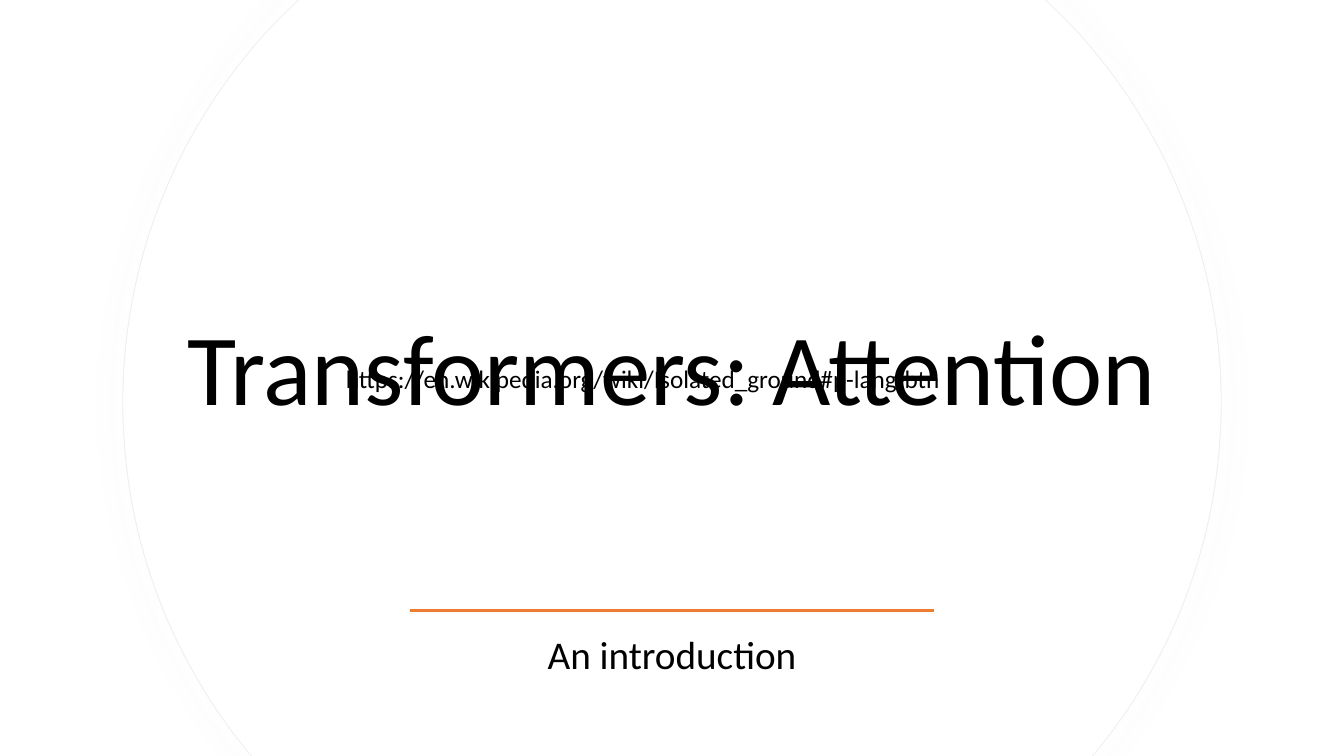
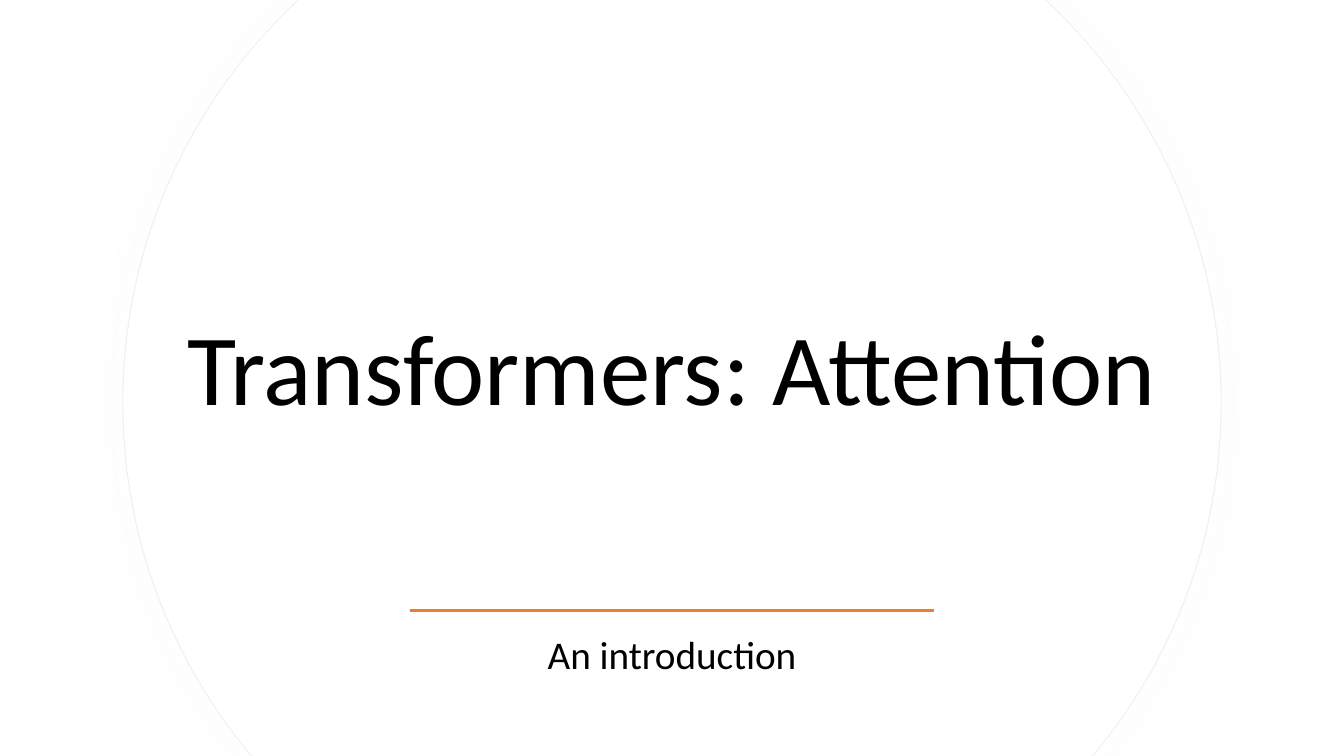
Before and after one commit to kwende/ml-meetup, a slide deck: slide 1 of benr/Attention.pptx. Drawn at 1344x756 pixels with LibreOffice and Linux fonts; fonts in the diff are those of the drawing. Boxes give left, top, right and bottom in pixels: in the first picture for what was removed or moved away, otherwise in the second. Text is boxed around its words. In the diff, an @@ line names an element or a change of style, - is before the commit and + after.

```diff
--- a/benr/Attention.pptx
+++ b/benr/Attention.pptx
@@ text removed at (x1=346, y1=367, x2=939, y2=394) @@
-https://en.wikipedia.org/wiki/Isolated_ground#p-lang-btn
```
Also in this commit, not shown: 3 other slides changed, 2 slides added.
